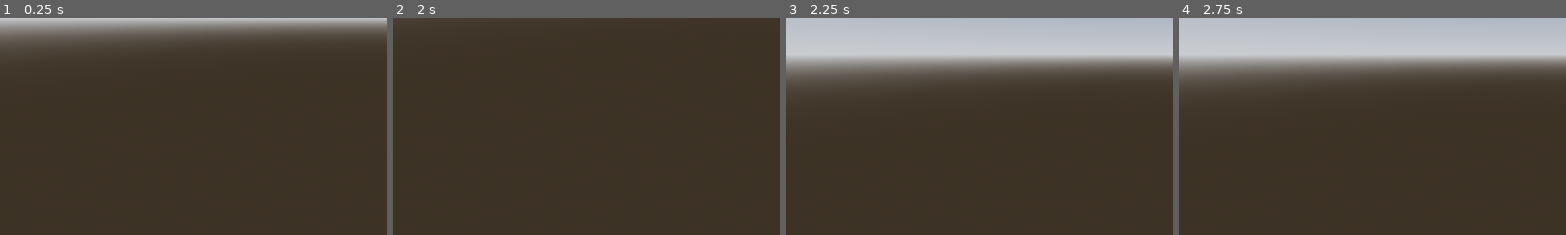
Above: before the commit, frames 1-4 (left to right).
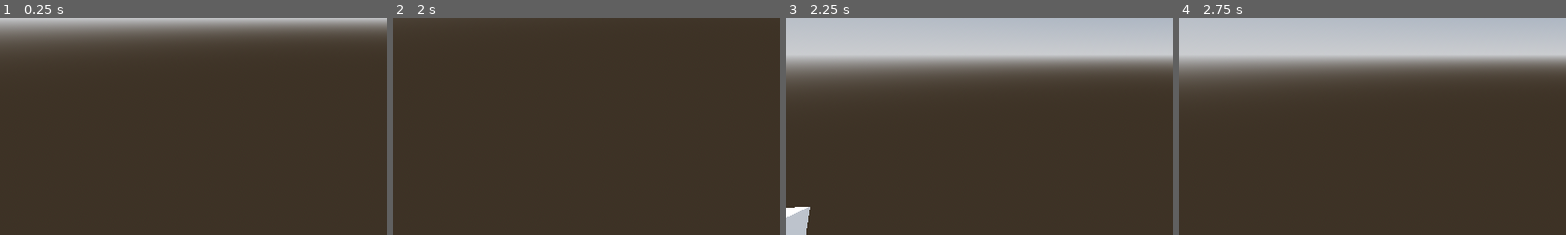
Above: after the commit, the same moments.

Repository: BootaroTC/GameJam---Gumshoe
Game: Godot game, scene res://Scene/TestScene/node_3d.tscn
The game is run twice, just before and just after one commit, with the same random seed, the same clock (stepped at 60 frames per second) and the same inputs.
Inputs (mouse positions are % of the whole screen's width and height, from its top left):
- Up to frame 1 (0.25 s): no input
- Up to frame 2 (2 s): tap Enter at 0.5 s; move the mouse to (49, 52) at 0.52 s; hold W (forward) from 0.53 s (still down); tap Space at 1.25 s; move the mouse to (57, 51) at 1.27 s
- Up to frame 3 (2.25 s): keep holding W (forward); tap Enter at 2 s; move the mouse to (42, 49) at 2.02 s
- Up to frame 4 (2.75 s): keep holding W (forward)
The pictures show only the part of the screen within x 0-50%, y 50-100%; the shares and areas given below are measured in that part.

Frames 1-2 are identical in both runs. In frame 3, 0.7% of the frame differs, in the area x 0-7%, y 87-100%; in frame 4, nothing differs.

Commit message:
Update node_3d.tscn

Diff:
--- a/Scene/TestScene/node_3d.tscn
+++ b/Scene/TestScene/node_3d.tscn
@@ -18,4 +18,4 @@
 transform = Transform3D(3.3251154, 0, 0, 0, 1, 0, 0, 0, 2.9670544, 0, 0, 0)
 
 [node name="Player" parent="." instance=ExtResource("1_pc11m")]
-transform = Transform3D(1, 0, 0, 0, 1, 0, 0, 0, 1, 0, 2, 2.6461797)
+transform = Transform3D(1, 0, 0, 0, 1, 0, 0, 0, 1, 0, 2, 2.9280467)
